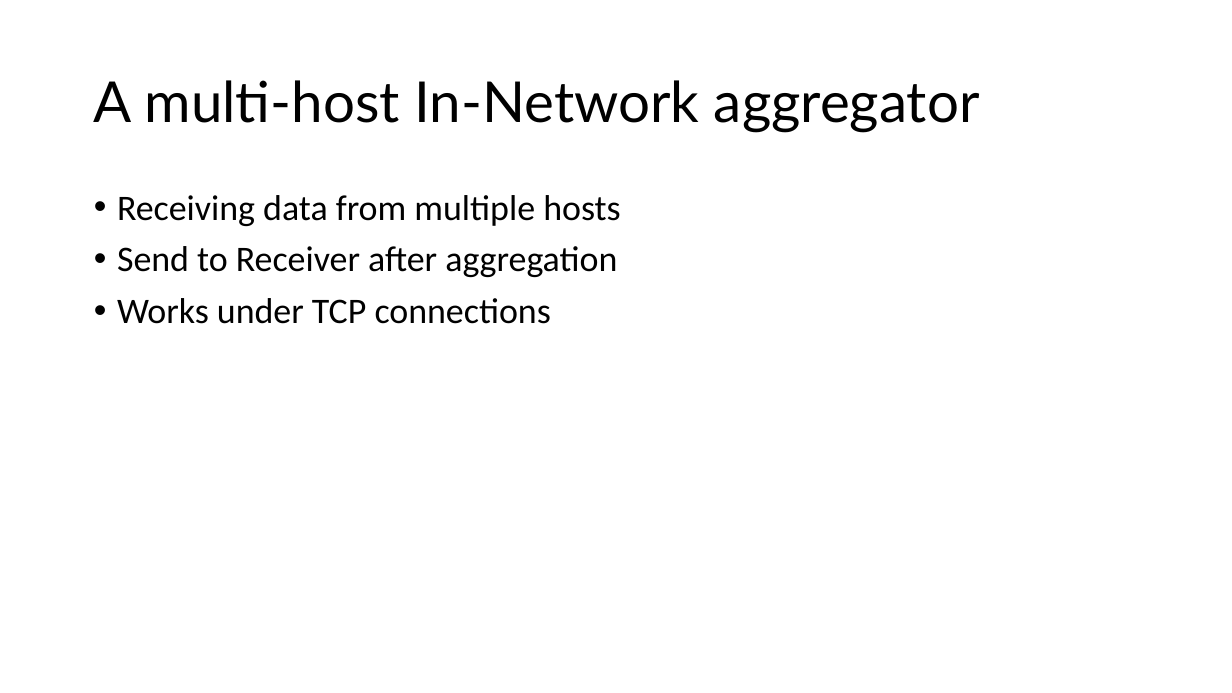
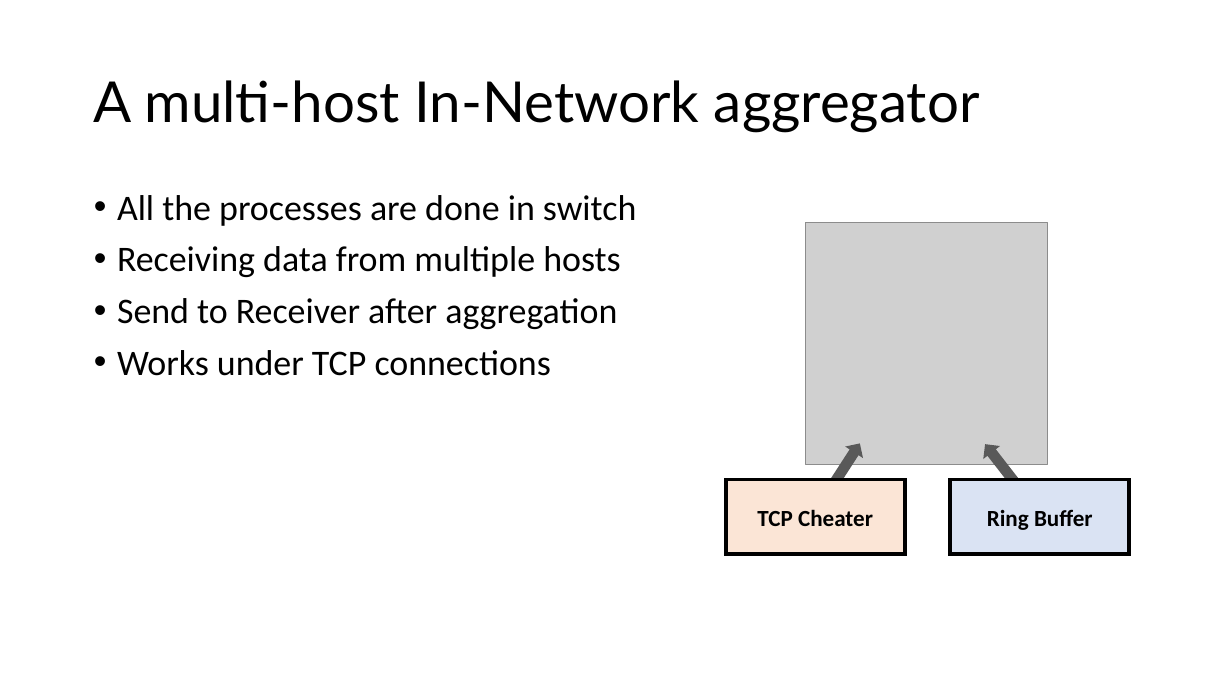
Before and after one commit to LittleD3092/reliable-in-network-aggregation, a slide deck: slide 4 of report.pptx. Drawn at 1232x693 pixels with LibreOffice and Linux fonts; fonts in the diff are those of the drawing; grey boxes stand for pictures. Boxes give left, top, right and bottom in pixels: in the first picture for what was removed or moved away, otherwise in the second. Text is boxed around its words. In the diff, an @@ line names an element or a change of style, - is before the commit and + after.

```diff
--- a/report.pptx
+++ b/report.pptx
@@ text at [117,195,636,226]: paragraph added @@
+• All the processes are done in switch
@@ picture added at [806,223,1048,465] @@
@@ down arrow added at [810,437,869,513], fill #595959 @@
@@ down arrow added at [977,438,1040,511], fill #595959 @@
@@ rectangle added at [726,480,905,555], fill #FBE5D6, outline #000000 3 pt, 18 pt, text #000000, bold @@
+TCP Cheater
@@ rectangle added at [950,480,1129,555], fill #DAE3F3, outline #000000 3 pt, 18 pt, text #000000, bold @@
+Ring Buffer
```
Also in this commit, not shown: 5 other slides changed.
